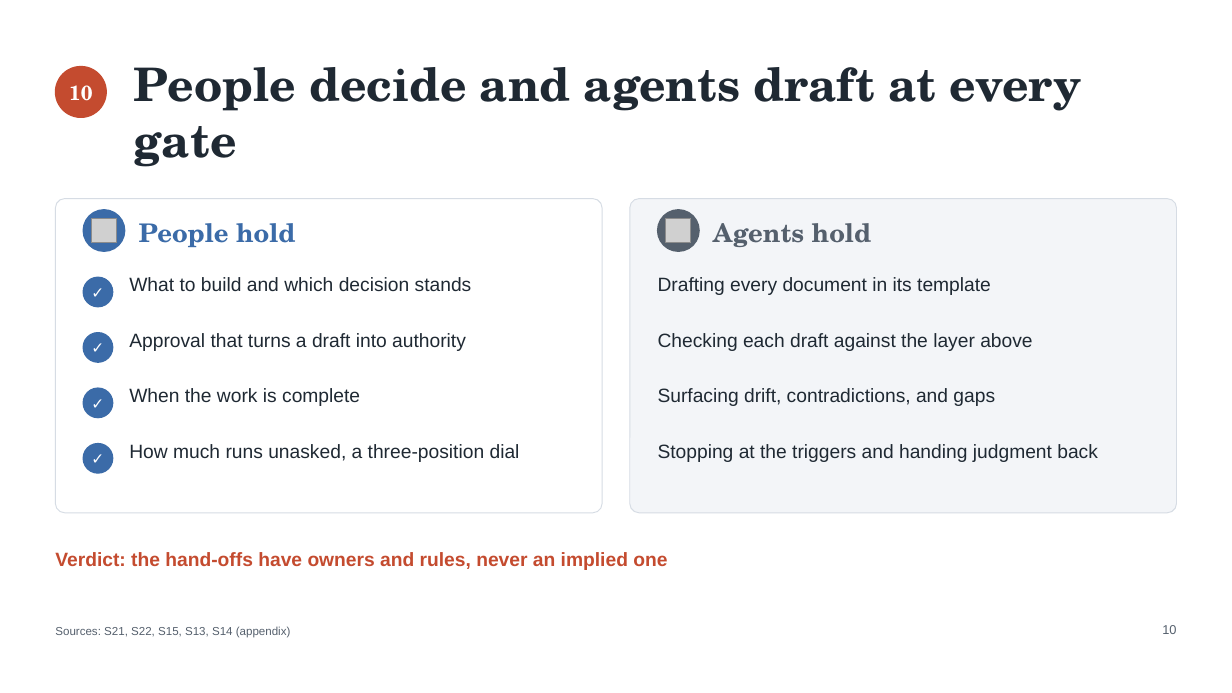
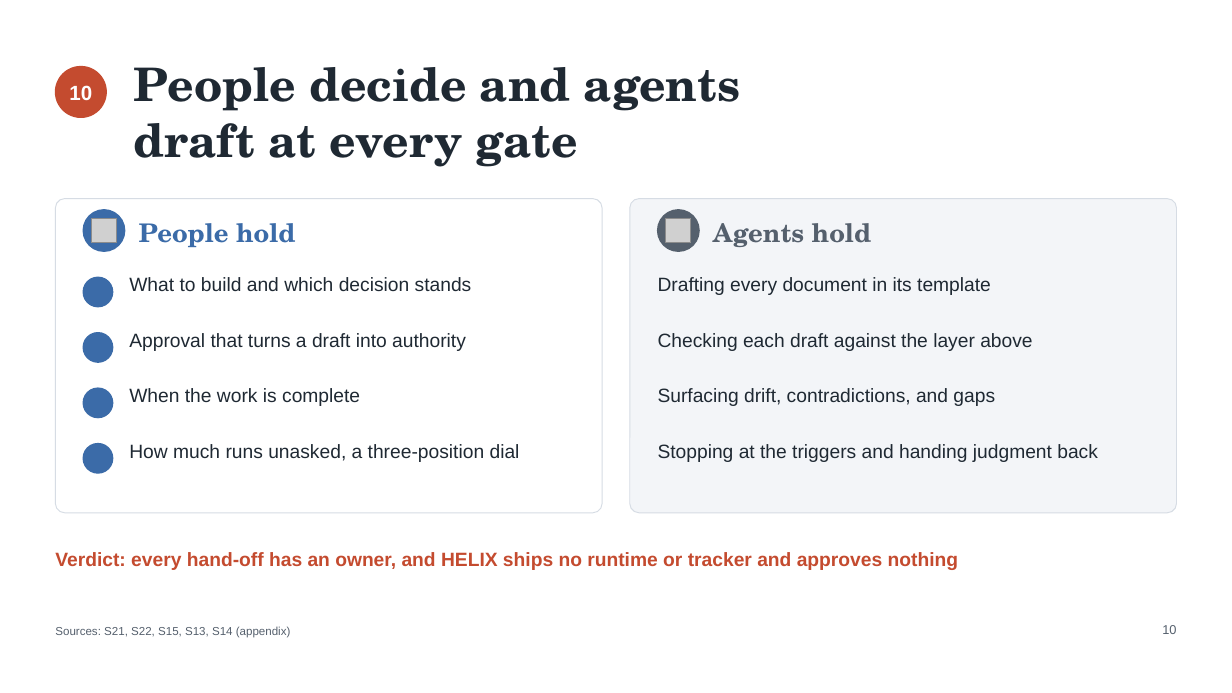
Before and after one commit to DocumentDrivenDX/helix, a slide deck: slide 10 of docs/helix/06-iterate/deliverables/assets/DEL-001-helix-evaluation-deck.pptx. Drawn at 1232x693 pixels with LibreOffice and Linux fonts; fonts in the diff are those of the drawing; grey boxes stand for pictures; background and template pictures are left out. Boxes give left, top, right and bottom in pixels: in the first picture for what was removed or moved away, otherwise in the second. Text is boxed around its words. In the diff, an @@ line names an element or a change of style, - is before the commit and + after.

```diff
--- a/docs/helix/06-iterate/deliverables/assets/DEL-001-helix-evaluation-deck.pptx
+++ b/docs/helix/06-iterate/deliverables/assets/DEL-001-helix-evaluation-deck.pptx
@@ text at (134, 67, 740, 167): text changed @@
-People decide and agents draft at every gate
+People decide and agents
+draft at every gate
@@ text removed at (83, 277, 113, 307) @@
-✓
@@ text removed at (83, 333, 113, 362) @@
-✓
@@ text removed at (83, 388, 113, 418) @@
-✓
@@ text removed at (83, 444, 113, 473) @@
-✓
@@ text at (55, 552, 958, 570): text changed @@
-Verdict: the hand-offs have owners and rules, never an implied one
+Verdict: every hand-off has an owner, and HELIX ships no runtime or tracker and approves nothing
```
Also in this commit, not shown: 13 other slides changed, 5 other files.
